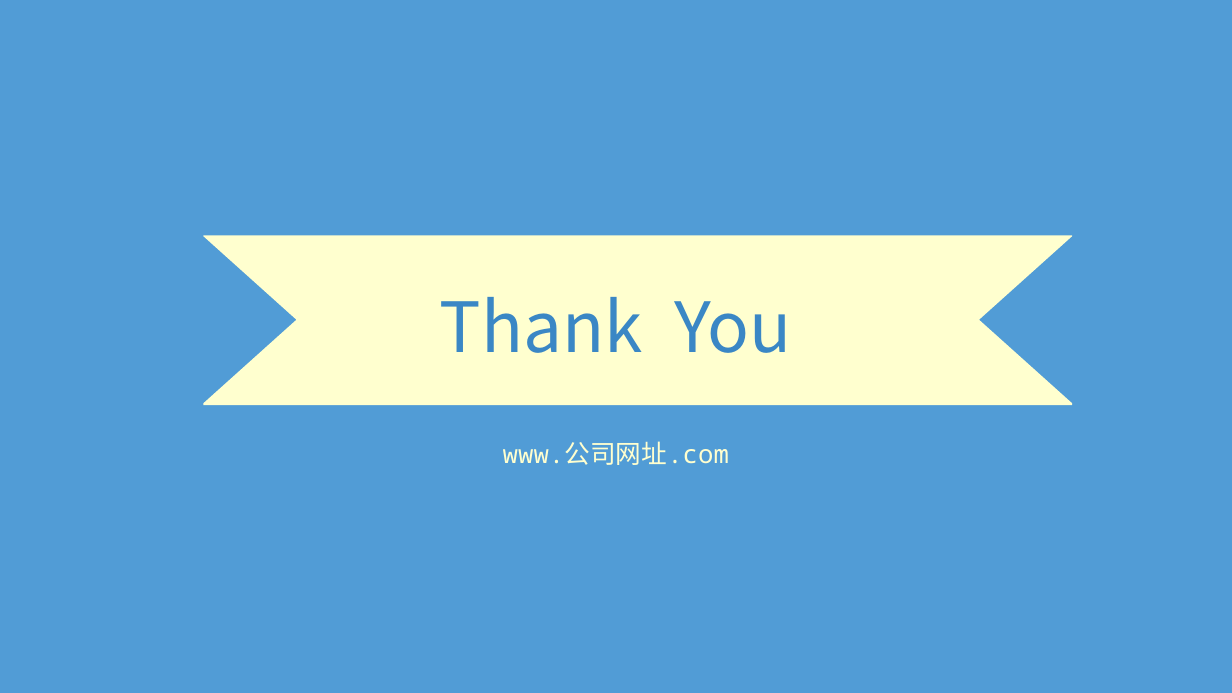
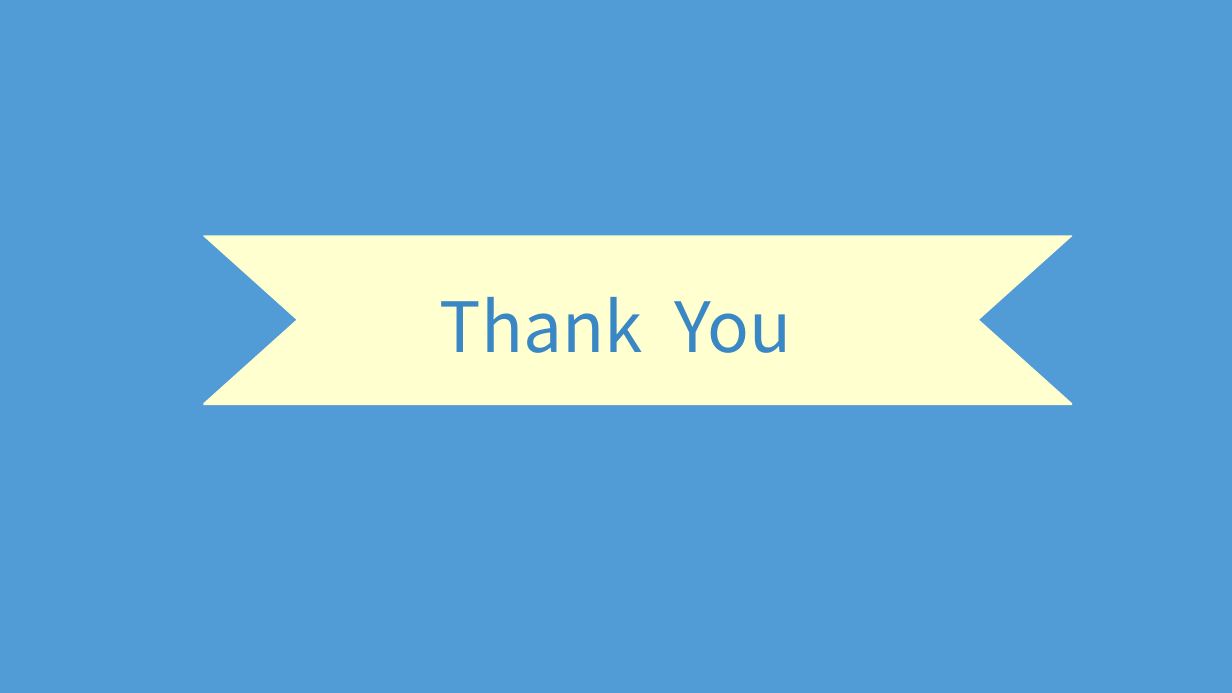
Before and after one commit to hanjiangyu/myRepository, a slide deck: slide 12 of paper/开题答辩/15126145_韩江雨_开题报告.ppt (slide 16 before the commit). Drawn at 1232x693 pixels with LibreOffice and Linux fonts; fonts in the diff are those of the drawing; background and template pictures are left out. Boxes give left, top, right and bottom in pixels: in the first picture for what was removed or moved away, otherwise in the second. Text is boxed around its words. In the diff, an @@ line names an element or a change of style, - is before the commit and + after.

```diff
--- a/paper/开题答辩/15126145_韩江雨_开题报告.ppt
+++ b/paper/开题答辩/15126145_韩江雨_开题报告.ppt
@@ text removed at (x1=503, y1=441, x2=729, y2=465) @@
-www.公司网址.com
```
Also in this commit, not shown: 1 other slide changed, 10 slides added, 14 slides removed, 1 other file.
